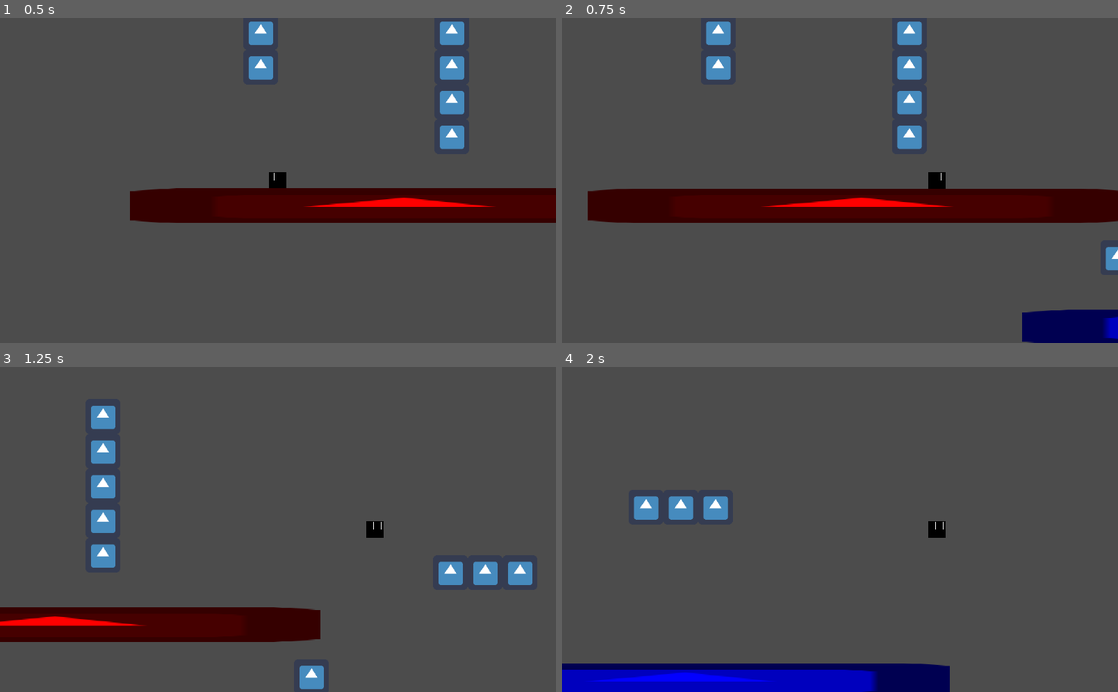
Above: before the commit, frames 1-4 (two rows, left to right).
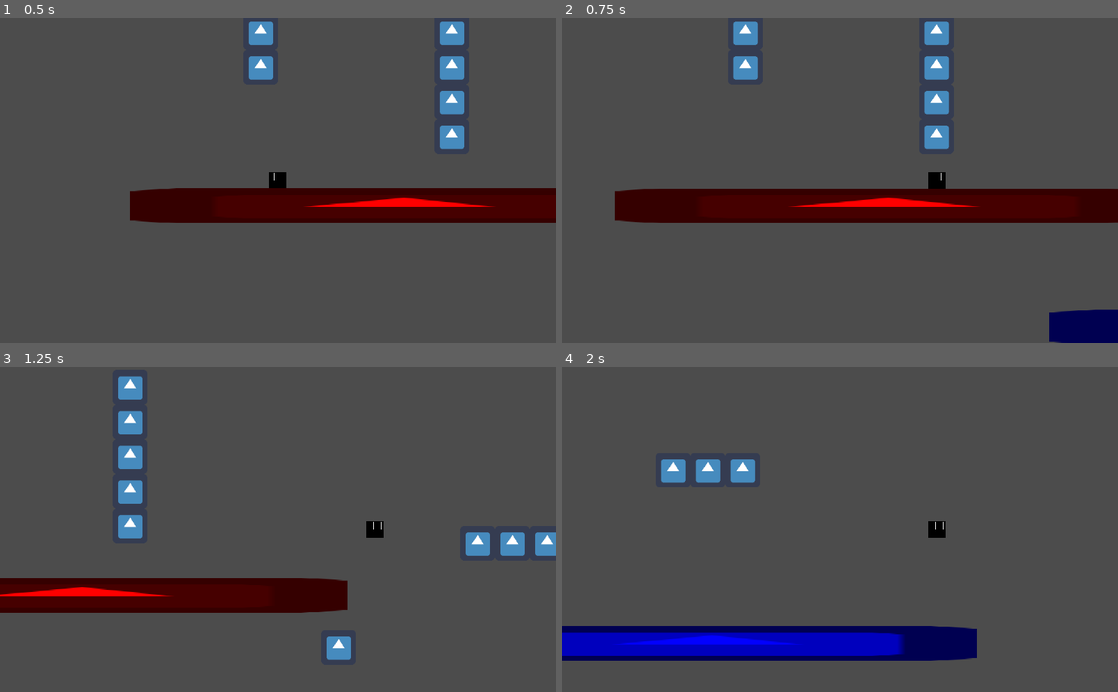
Above: after the commit, the same moments.

Repository: Zerotodeath/Unnamed-Game
Game: Godot game, scene res://Practice_Scene.tscn
Two runs of this game, one before a commit and one after it. Both use one fixed random seed, a clock stepped at 60 frames per second and the inputs below. The engine's default icon, where the game draws it, is replaced by a stand-in: a white triangle on a blue panel in a dark square.
Inputs:
- Up to frame 1 (0.5 s): no input
- Up to frame 2 (0.75 s): tap Enter at 0.5 s; hold D (Input_right) from 0.53 s (still down); hold C (Input_dash) from 0.53 s (still down)
- Up to frame 3 (1.25 s): keep holding D (Input_right); keep holding C (Input_dash); tap W (Input_up) at 0.77 s; tap X (Input_float) at 0.8 s
- Up to frame 4 (2 s): keep holding D (Input_right); release C (Input_dash) at 1.28 s; tap X (Input_float) at 1.35 s; tap W (Input_up) at 1.52 s; tap Z (Input_ground) at 1.55 s

Frame 1 is identical in both runs. In frame 2, 5.6% of the frame differs, in the area x 4-100%, y 1-100%; in frame 3, 16%, in the area x 0-100%, y 2-100%; in frame 4, 16%.

Commit message:
Add dash animation, and takes away float and groudpound

Diff:
--- a/Snow thing/player.gd
+++ b/Snow thing/player.gd
@@ -31,6 +31,7 @@
 
 	if Input.is_action_pressed("Input_dash"):
 		if Can_dash == true:
+			$AnimatedSprite.play("dash")
 			dash()
 	elif Input.is_action_pressed("Input_right"):
 		motion.x = min(motion.x+ACCEL, Max_speed)
@@ -75,24 +76,6 @@
 			motion.x = Direction * -300
 			motion.y = -550
 
-	#Adds groudpound and float
-	#Float
-	if is_on_floor() == false && is_on_wall() == false:
-		if Input.is_action_pressed("Input_float"):
-			Gravity = 15
-		#Ground pound
-		if Input.is_action_pressed("Input_ground"):
-			Gravity = 35
-	else:
-		Gravity = 20
-
-	if Input.is_action_pressed("Input_float") && Input.is_action_pressed("Input_ground"):
-		Gravity = 20
-
-	#Reset Gravity
-	if is_on_floor():
-		Gravity = 20
-
 	if Input.is_action_pressed("Input_dash"):
 		if Button_timer > $"Dash Timer".wait_time:
 			Can_dash = false
--- a/Snow thing/player.tscn
+++ b/Snow thing/player.tscn
@@ -1,40 +1,50 @@
-[gd_scene load_steps=13 format=2]
+[gd_scene load_steps=15 format=2]
 
 [ext_resource path="res://turn_r 1 clone-1.png.png" type="Texture" id=1]
 [ext_resource path="res://player run 2.png" type="Texture" id=2]
 [ext_resource path="res://player.gd" type="Script" id=3]
 [ext_resource path="res://turn_l 1-3.png.png" type="Texture" id=4]
 [ext_resource path="res://turn_r 1-3.png.png" type="Texture" id=5]
+[ext_resource path="res://dash 1.png" type="Texture" id=6]
 
 [sub_resource type="AtlasTexture" id=1]
 atlas = ExtResource( 1 )
 region = Rect2( 0, 0, 32, 32 )
 
 [sub_resource type="AtlasTexture" id=2]
+atlas = ExtResource( 6 )
+region = Rect2( 32, 0, 32, 32 )
+
+[sub_resource type="AtlasTexture" id=3]
 atlas = ExtResource( 2 )
 region = Rect2( 0, 0, 32, 32 )
 
-[sub_resource type="AtlasTexture" id=3]
+[sub_resource type="AtlasTexture" id=4]
 atlas = ExtResource( 2 )
 region = Rect2( 32, 0, 32, 32 )
 
-[sub_resource type="AtlasTexture" id=4]
+[sub_resource type="AtlasTexture" id=5]
 atlas = ExtResource( 2 )
 region = Rect2( 0, 32, 32, 32 )
 
-[sub_resource type="SpriteFrames" id=5]
+[sub_resource type="SpriteFrames" id=6]
 animations = [ {
 "frames": [ SubResource( 1 ) ],
 "loop": true,
 "name": "default",
 "speed": 12.0
 }, {
+"frames": [ SubResource( 2 ) ],
+"loop": true,
+"name": "dash",
+"speed": 5.0
+}, {
 "frames": [ ExtResource( 5 ) ],
 "loop": true,
 "name": "turn R",
 "speed": 5.0
 }, {
-"frames": [ SubResource( 2 ), SubResource( 3 ), SubResource( 4 ) ],
+"frames": [ SubResource( 3 ), SubResource( 4 ), SubResource( 5 ) ],
 "loop": false,
 "name": "run",
 "speed": 12.0
@@ -56,16 +66,16 @@
 script = ExtResource( 3 )
 
 [node name="AnimatedSprite" type="AnimatedSprite" parent="."]
-frames = SubResource( 5 )
+frames = SubResource( 6 )
 flip_h = true
 
 [node name="CollisionShape2D" type="CollisionShape2D" parent="."]
-shape = SubResource( 6 )
+shape = SubResource( 7 )
 
 [node name="Hurt box" type="Area2D" parent="."]
 
 [node name="CollisionShape2D" type="CollisionShape2D" parent="Hurt box"]
-shape = SubResource( 7 )
+shape = SubResource( 8 )
 
 [node name="Camera2D" type="Camera2D" parent="."]
 rotating = true
@@ -75,7 +85,7 @@
 drag_margin_right = 0.35
 
 [node name="Dash Timer" type="Timer" parent="."]
-wait_time = 0.2
+wait_time = 0.15
 one_shot = true
 
 [node name="Delay timer" type="Timer" parent="."]
Not shown: 1 places in Snow thing/player.tscn that only renumber resources
